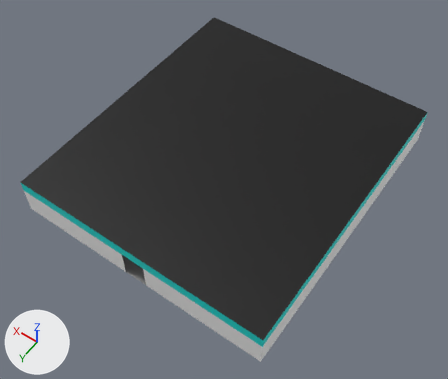
Renders of the glTF model public/lobby-room.glb from each side of a commit.
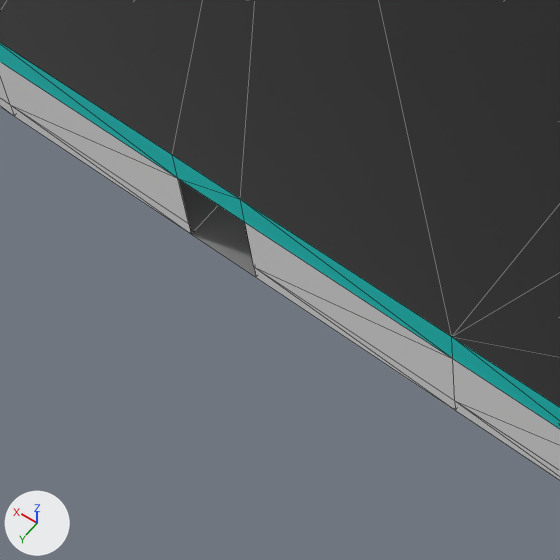
Old and new are each drawn whole from a camera (50 mm lens) standing at (-38.6, 27.0, 82.0) and looking at (-1.6, -24.8, 0.6) and again close up on the part from 15% to 54% of the width and 53% to 98% of the height. Arrows for +X, +Y and +Z are at lower left; the lights stay in place. The first two pictures are the older version. The close-ups show mesh edges as thin lines. Vertices at exactly the same position are counted once.

Objects in the first close-up: 'Room'.
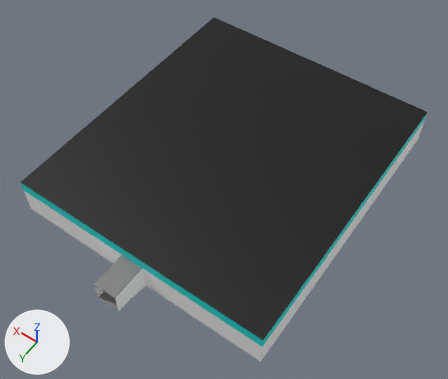
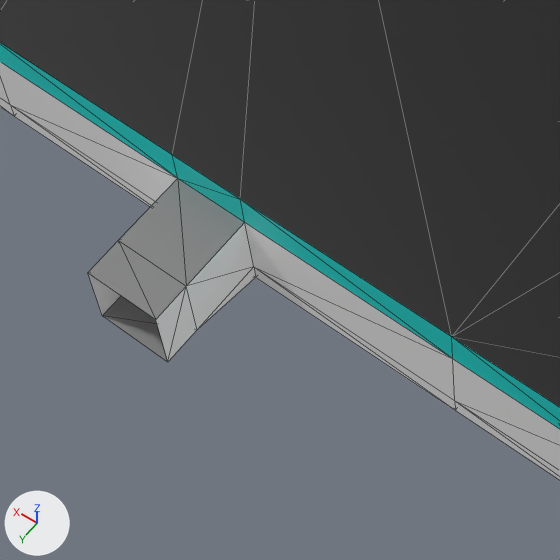
The newer file is also turned or shifted as a whole; pictures and numbers use the older file's frame.

Boxes [x1, y1, x2, y2] around the edits, measured in the close-ups (560 x 560 px):
```json
{"part": 1, "of": "me_plane", "change": "added", "after": [88, 179, 256, 362]}
```

The change, as JSON lines over the scene's bpy script:
```json
{"block": "me_plane", "where": "# used by ob_room; location = (0.0, -60.0, 0.0)"}
{"op": "remove", "block": "me_plane", "code": "me_plane.from_pydata(...)  # 96 vertices, 184 faces; spans x -22.7..22.7, y 4.5..56.0, z -1.0..6.0"}
{"op": "add", "block": "me_plane", "code": "me_plane.from_pydata(...)  # 104 vertices, 202 faces; spans x -22.7..22.7, y 4.5..62.0, z -1.0..6.0"}
{"block": "me_plane", "change": "me_plane part 1"}
{"block": "me_plane", "change": "8 vertices are added at x -2.0..2.0, y 60.0..62.0, z 0.0..4.0"}
{"block": "me_plane", "change": "18 new faces join them"}
```
